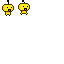
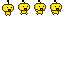
Two versions of the same layered image (64x64). Layer-by-layer changes:
added layer "Layer 2 copy 3" above "Layer 2 copy 2" over bbox(44, 0, 62, 15)
added layer "Layer 2 copy 2" above "Layer 2 copy" over bbox(34, 0, 46, 15)
